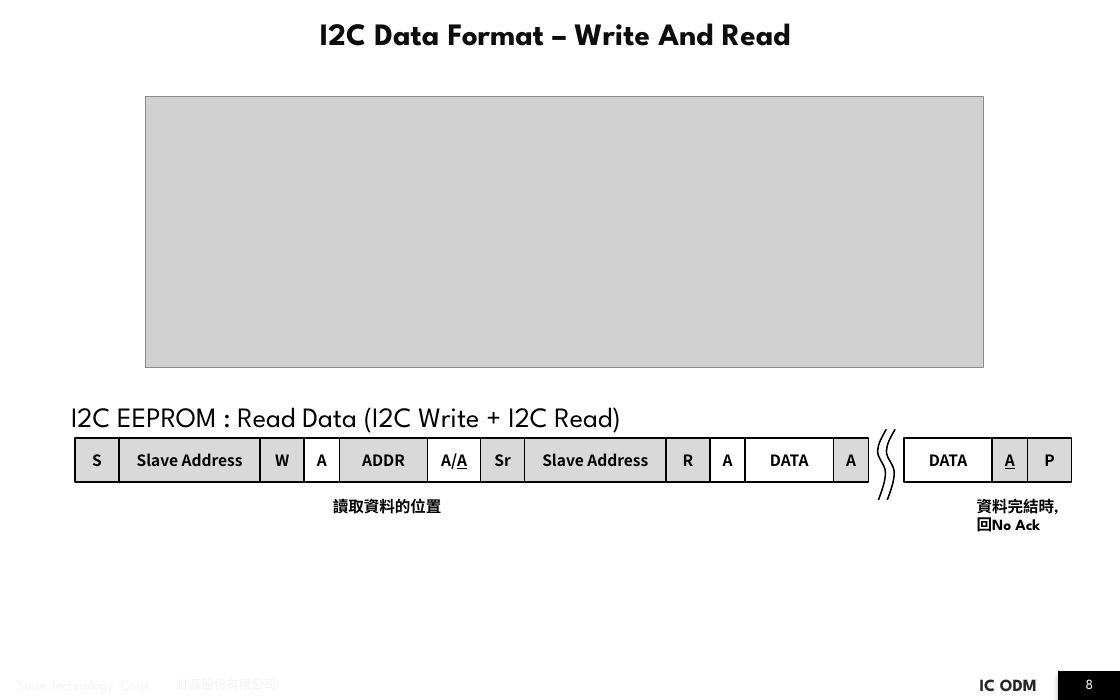
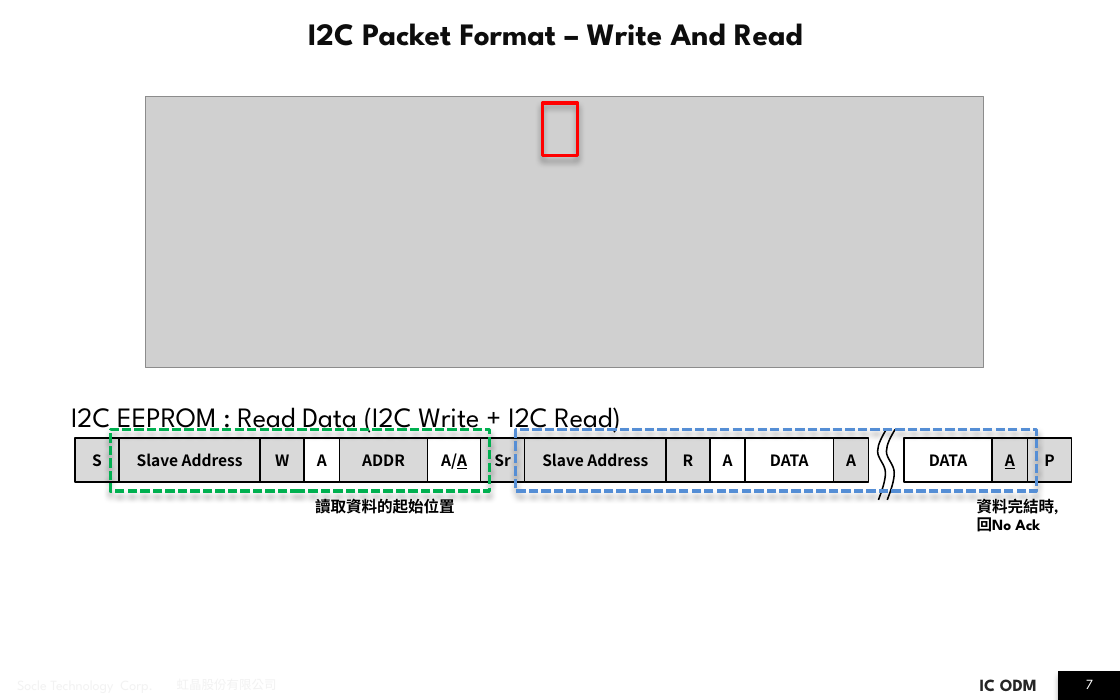
Before and after one commit to JomaskTsai/ppt_linux, a slide deck: slide 7 of i2c_report_ben.pptx (slide 8 before the commit). Drawn at 1120x700 pixels with LibreOffice and Linux fonts; fonts in the diff are those of the drawing; grey boxes stand for pictures; background and template pictures are left out. Boxes give left, top, right and bottom in pixels: in the first picture for what was removed or moved away, otherwise in the second. Text is boxed around its words. In the diff, an @@ line names an element or a change of style, - is before the commit and + after.

```diff
--- a/i2c_report_ben.pptx
+++ b/i2c_report_ben.pptx
@@ title at [308,23,803,46]: text changed @@
-I2C Data Format – Write And Read
+I2C Packet Format – Write And Read
@@ rectangle added at [542,103,577,156], outline #FF0000 2 pt @@
@@ rectangle added at [110,429,489,491], outline #00B050 2 pt dashed @@
@@ rectangle added at [516,429,1037,491], outline #558ED5 2 pt dashed @@
@@ text at [315,498,455,514]: text changed @@
-讀取資料的位置
+讀取資料的起始位置
@@ page number at [1086,679,1093,689]: text changed @@
-8
+7
```
Also in this commit, not shown: 15 other slides changed, 1 slide removed.
